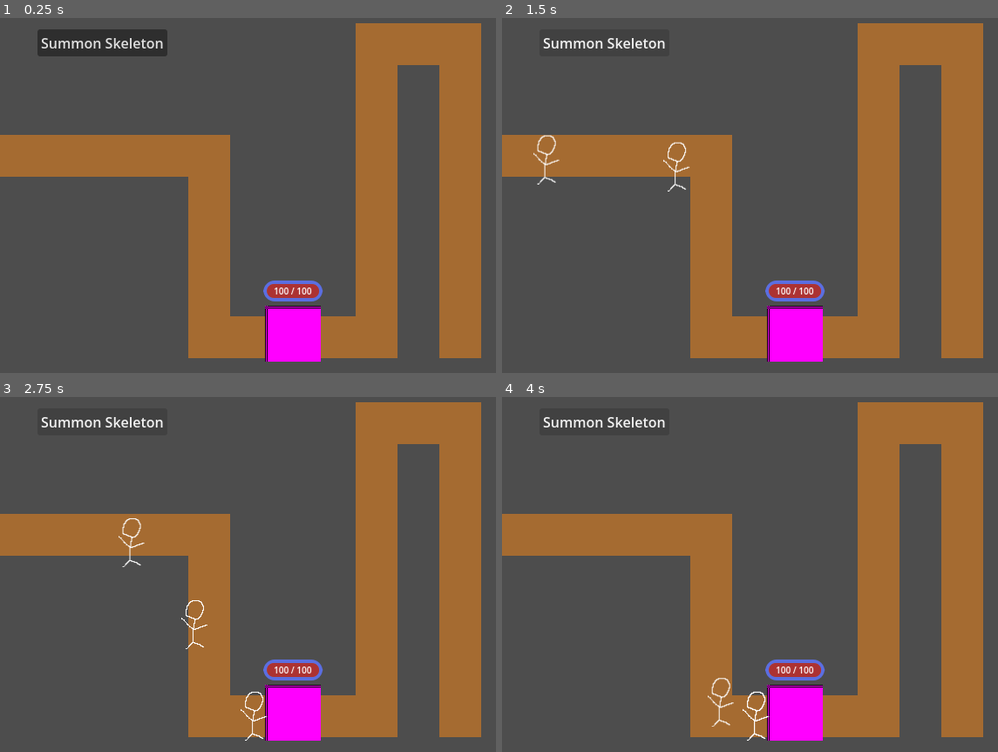
Above: before the commit, frames 1-4 (two rows, left to right).
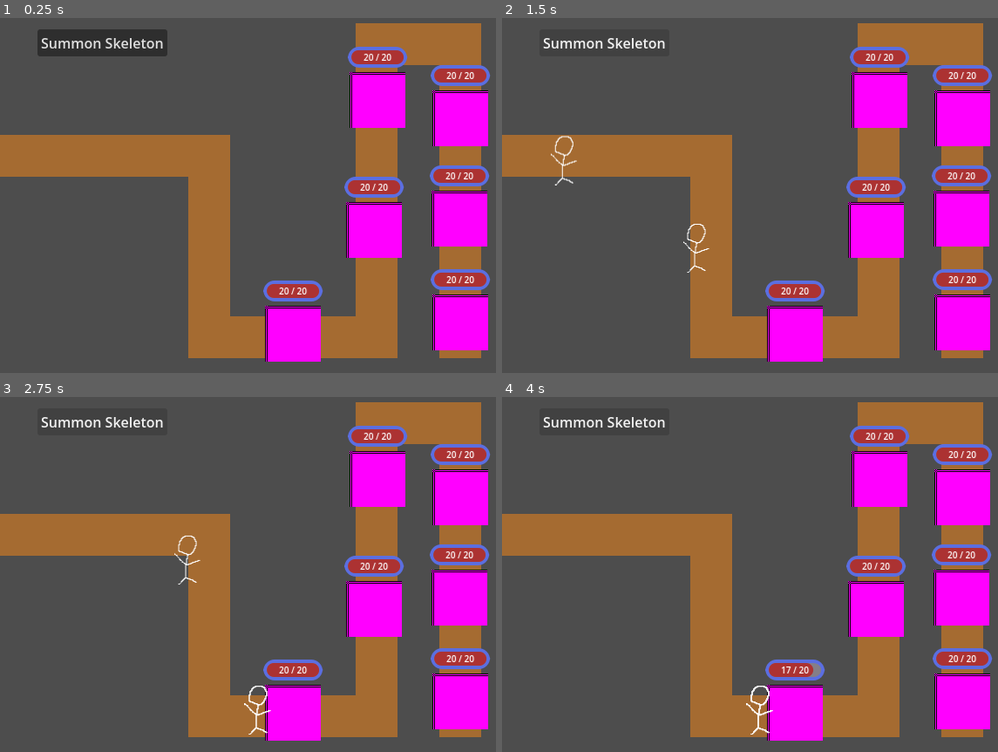
Above: after the commit, the same moments.

Repository: ProgrammingLogic/reverse_tower_defense
Game: Godot game, scene res://scenes/game.tscn
Same seed, same stepped clock (60 frames per second), same inputs: the game is played once before the commit and once after it.
Inputs:
- Up to frame 1 (0.25 s): no input
- Up to frame 2 (1.5 s): click "Summon Skeleton" at 0.5 s; click "Summon Skeleton" at 1.25 s
- Up to frame 3 (2.75 s): click "Summon Skeleton" at 2 s
- Up to frame 4 (4 s): no input

The runs differ from the first frame. In frame 1, 12% of the frame differs, in the area x 55-99%, y 8-94%; in frame 2, 13%, in the area x 6-99%, y 8-94%; in frame 3, 13%; in frame 4, 13%.

Commit message:
feat: minions attack and destroy defenses along path

Diff:
--- a/components/ui/healthbar.gd
+++ b/components/ui/healthbar.gd
@@ -15,6 +15,7 @@
 		health = new_health
 		health.hurt.connect(_on_update)
 		health.healed.connect(_on_update)
+		_on_update(0)
 @export var show_numbers := true:
 	set(new_show_numbers):
 		show_numbers = new_show_numbers
--- a/project.godot
+++ b/project.godot
@@ -24,8 +24,7 @@
 
 [global_group]
 
-defense=""
-hostile=""
+minion=""
 
 [layer_names]
 
--- a/scenes/defenses/defense.gd
+++ b/scenes/defenses/defense.gd
@@ -20,6 +20,7 @@
 	health.max_value = max_health
 	health.value = max_health
 	healthbar.health = health
+	health.killed.connect(_on_killed)
 	assert(is_instance_valid(navigation_point))
 
 ## Executed when [member Defense.health]'s [signal Health.killed] is emitted.
--- a/scenes/game.gd
+++ b/scenes/game.gd
@@ -4,13 +4,34 @@
 
 @onready var summon_button: Button = %SummonButton
 @onready var spawn_point: Node2D = %SpawnPoint
-@onready var defense: Defense = %Defense
+@onready var defenses: Array[Defense] = [
+	%Defense, %Defense2, %Defense3, %Defense4, %Defense5, %Defense6
+]
+var current_defense: Defense
 
 func summon_minion() -> void:
 	var minion: Minion = MINION.instantiate()
 	add_child(minion)
 	minion.global_position = spawn_point.global_position
-	minion.target = defense
+	# Prevent setting the minion's target to a *null* defense
+	if is_instance_valid(current_defense):
+		minion.target = current_defense
 
 func _ready() -> void:
 	%SummonButton.button_up.connect(summon_minion)
+
+	for defense: Defense in defenses:
+		current_defense = defense
+		update_targets()
+		await current_defense.destroyed
+
+
+func update_targets():
+	assert(is_instance_valid(current_defense))
+	var minions: Array[Node] = get_tree().get_nodes_in_group("minion")
+
+	if minions.size() == 0:
+		return
+
+	for minion: Minion in minions:
+		minion.target = current_defense
--- a/scenes/game.tscn
+++ b/scenes/game.tscn
@@ -74,6 +74,51 @@
 [node name="NavigationPoint" type="Node2D" parent="Defense" unique_id=71646369]
 position = Vector2(-40.997635, 1.0934348)
 
+[node name="Defense2" parent="." unique_id=120143958 node_paths=PackedStringArray("navigation_point") instance=ExtResource("3_iywne")]
+unique_name_in_owner = true
+position = Vector2(428.99997, 276.99994)
+scale = Vector2(0.99999994, 0.99999994)
+navigation_point = NodePath("NavigationPoint")
+
+[node name="NavigationPoint" type="Node2D" parent="Defense2" unique_id=84371101]
+position = Vector2(2.1026654, 44.99538)
+
+[node name="Defense3" parent="." unique_id=1695270609 node_paths=PackedStringArray("navigation_point") instance=ExtResource("3_iywne")]
+unique_name_in_owner = true
+position = Vector2(432.99997, 127.999985)
+scale = Vector2(0.99999994, 0.99999994)
+navigation_point = NodePath("NavigationPoint")
+
+[node name="NavigationPoint" type="Node2D" parent="Defense3" unique_id=1947688978]
+position = Vector2(2.1026654, 44.99538)
+
+[node name="Defense4" parent="." unique_id=1910119794 node_paths=PackedStringArray("navigation_point") instance=ExtResource("3_iywne")]
+unique_name_in_owner = true
+position = Vector2(527.99994, 149)
+scale = Vector2(0.99999994, 0.99999994)
+navigation_point = NodePath("NavigationPoint")
+
+[node name="NavigationPoint" type="Node2D" parent="Defense4" unique_id=2041817855]
+position = Vector2(-0.16187549, -70.99983)
+
+[node name="Defense5" parent="." unique_id=2131559361 node_paths=PackedStringArray("navigation_point") instance=ExtResource("3_iywne")]
+unique_name_in_owner = true
+position = Vector2(527, 264)
+scale = Vector2(0.99999994, 0.99999994)
+navigation_point = NodePath("NavigationPoint")
+
+[node name="NavigationPoint" type="Node2D" parent="Defense5" unique_id=743988224]
+position = Vector2(-0.16187549, -70.99983)
+
+[node name="Defense6" parent="." unique_id=1831168308 node_paths=PackedStringArray("navigation_point") instance=ExtResource("3_iywne")]
+unique_name_in_owner = true
+position = Vector2(528, 383)
+scale = Vector2(0.99999994, 0.99999994)
+navigation_point = NodePath("NavigationPoint")
+
+[node name="NavigationPoint" type="Node2D" parent="Defense6" unique_id=1907784701]
+position = Vector2(-0.16187549, -70.99983)
+
 [node name="SpawnPoint" type="Node2D" parent="." unique_id=8204299]
 unique_name_in_owner = true
 position = Vector2(15, 191)
--- a/scenes/minions/advance_state.gd
+++ b/scenes/minions/advance_state.gd
@@ -18,12 +18,30 @@
 		navigation_agent.target_position = minion.global_position
 		return
 
-	navigation_agent.target_position = minion.target.navigation_point.global_position
+	var target_position := minion.target.navigation_point.global_position
+
+	var offset_x := randf_range(
+		minion.destination_offset_range_x.x,
+		minion.destination_offset_range_x.y
+	)
+	target_position.x += offset_x
+
+	var offset_y := randf_range(
+		minion.destination_offset_range_y.x,
+		minion.destination_offset_range_y.y
+	)
+	target_position.y += offset_y
+
+	navigation_agent.target_position = target_position
 
 ## Called when [AdvanceState] is entered.
 func enter() -> void:
 	minion.target_updated.connect(on_target_update)
-	on_target_update(minion.target)
+
+	## There are circumstances where the advance state is entered and minion doesn't have
+	##	a target. This guard prevents unexpected behavior when this occurs.
+	if is_instance_valid(minion.target):
+		on_target_update(minion.target)
 
 ## Called when [AdvanceState] is exited.
 func exit() -> void:
@@ -39,6 +57,12 @@
 			state_machine.set_state(attack_state)
 
 	var speed := minion.movement_speed
+	var speed_offset := randf_range(
+		speed - minion.speed_offset_range.x,
+		speed + minion.speed_offset_range.y
+	)
+	speed += speed_offset
+
 	var next_position := navigation_agent.get_next_path_position()
 	var direction := minion.global_position.direction_to(next_position)
 	minion.velocity = direction * speed
--- /dev/null
+++ b/scenes/minions/attack_state.gd
@@ -0,0 +1,57 @@
+class_name AttackState
+extends State
+
+## Linked [Minion] class.
+@export var minion: Minion
+## [Minion]'s StateMachine.
+@onready var state_machine: StateMachine = %StateMachine
+## [Minion]'s advance state.
+@onready var advance_state: AdvanceState = %AdvanceState
+## Attack time for the [Minion]. Cooldown is defined in [member Minion.attack_cooldown].
+@onready var attack_timer: Timer = %AttackTimer
+
+func _ready() -> void:
+	attack_timer.timeout.connect(on_attack)
+	minion.target_updated.connect(on_target_updated)
+
+## Called when [Class] is entered.
+func enter() -> void:
+	## If the target is an invalid instance, it won't emit signal destroyed. This
+	## 	check prevents the minion from getting stuck if the tower is destoryed before it
+	##  hits the tower.
+	if not is_instance_valid(minion.target):
+		state_machine.set_state(advance_state)
+		return
+
+	var attack_delay := randf_range(
+		minion.attack_delay_range.x,
+		minion.attack_delay_range.y
+	)
+	attack_timer.start(minion.attack_cooldown + attack_delay)
+	assert(minion.target.has_signal("destroyed"))
+	# For some reason, when the last defenses are destroyed, the attack state is
+	#	entered, and we attempt to connect to target.destroyed twice. This prevents
+	#	that error. No idea why it was happening to begin with.
+	if not minion.target.destroyed.is_connected(on_target_death):
+		minion.target.destroyed.connect(on_target_death)
+
+## Called when [Class] is exited.
+func exit() -> void:
+	attack_timer.stop()
+
+func on_attack() -> void:
+	var target := minion.target
+
+	if not is_instance_valid(target):
+		return
+
+	assert(target.has_method("damage"))
+	target.damage(minion.damage)
+
+func on_target_death(_defense: Defense) -> void:
+	state_machine.set_state(advance_state)
+
+func on_target_updated(_target: Defense) -> void:
+	# Ensure that we move to the advance state whenever the target is updated,
+	#	so the minion is *as close* as they can be to the target.
+	state_machine.set_state(advance_state)
--- a/scenes/minions/minion.gd
+++ b/scenes/minions/minion.gd
@@ -4,9 +4,24 @@
 ## Emitted when the minion's target has changed. [target] can be null.
 signal target_updated(target: Defense)
 ## [Minion]'s speed.
-@export var movement_speed: float = 4.0
+@export var movement_speed: float
+## Range [member Minion.speed] can vary by. Used to make Minions have "different"
+##	speeds and not look clumped together when moving.
+@export var speed_offset_range: Vector2
+## Range [Minion] will offset [member Minion.target]'s [member Defense.global_position]
+##	X cords by. Allows multiple minions to be visible at once.
+@export var destination_offset_range_x: Vector2
+## Range [Minion] will offset [member Minion.target]'s [member Defense.global_position]
+##	Y cords by. Allows multiple minions to be visible at once.
+@export var destination_offset_range_y: Vector2
+## [Minion]'s attack cooldown in seconds.
+@export var attack_cooldown: float
+## Range of how much [member Minion.attack_cooldown]'s can vary. This allows for the player
+##	to feel *the quantity of attacks* on the defenses.
+@export var attack_delay_range: Vector2
 ## [Minion]'s base damage.
-@export var damage: int = 3
+@export var damage: int
+
 ## [Minion]'s current target.
 var target: Defense:
 	set(value):
@@ -14,5 +29,9 @@
 			target = null
 		else:
 			target = value
+			target.destroyed.connect(on_target_death)
 
 		target_updated.emit(target)
+
+func on_target_death(target: Defense):
+	target = null
--- a/scenes/minions/minion.tscn
+++ b/scenes/minions/minion.tscn
@@ -4,17 +4,23 @@
 [ext_resource type="Texture2D" uid="uid://sxxyy3bahade" path="res://scenes/minions/skeleton.png" id="2_r2x4u"]
 [ext_resource type="Script" uid="uid://bnsmh8qngwdq7" path="res://components/state_machine.gd" id="3_182tw"]
 [ext_resource type="Script" uid="uid://bcqoj3jke71gu" path="res://scenes/minions/advance_state.gd" id="4_7llsn"]
-[ext_resource type="Script" uid="uid://dl7xj2fbxmxqg" path="res://components/state.gd" id="5_qjbbv"]
+[ext_resource type="Script" uid="uid://dy7vqqcjgfios" path="res://scenes/minions/attack_state.gd" id="5_yg3ha"]
 
 [sub_resource type="CapsuleShape2D" id="CapsuleShape2D_x0yqr"]
 radius = 16.0
 height = 64.0
 
-[node name="Minion" type="CharacterBody2D" unique_id=1954159219]
+[node name="Minion" type="CharacterBody2D" unique_id=1954159219 groups=["minion"]]
 collision_layer = 4
 collision_mask = 2
 script = ExtResource("1_yg3ha")
-movement_speed = 200.0
+movement_speed = 150.0
+speed_offset_range = Vector2(-10, 10)
+destination_offset_range_x = Vector2(-5, 5)
+destination_offset_range_y = Vector2(-5, 5)
+attack_cooldown = 0.2
+attack_delay_range = Vector2(0.4, 0.8)
+damage = 1
 
 [node name="Sprite2D" type="Sprite2D" parent="." unique_id=1276902268]
 texture = ExtResource("2_r2x4u")
@@ -36,11 +42,16 @@
 metadata/_custom_type_script = "uid://bnsmh8qngwdq7"
 
 [node name="AdvanceState" type="Node" parent="StateMachine" unique_id=1150361800 node_paths=PackedStringArray("minion")]
+unique_name_in_owner = true
 script = ExtResource("4_7llsn")
 minion = NodePath("../..")
 metadata/_custom_type_script = "uid://dl7xj2fbxmxqg"
 
-[node name="AttackState" type="Node" parent="StateMachine" unique_id=758063158]
+[node name="AttackState" type="Node" parent="StateMachine" unique_id=758063158 node_paths=PackedStringArray("minion")]
 unique_name_in_owner = true
-script = ExtResource("5_qjbbv")
+script = ExtResource("5_yg3ha")
+minion = NodePath("../..")
 metadata/_custom_type_script = "uid://dl7xj2fbxmxqg"
+
+[node name="AttackTimer" type="Timer" parent="." unique_id=332260675]
+unique_name_in_owner = true
Not shown, added: scenes/minions/attack_state.gd.uid
